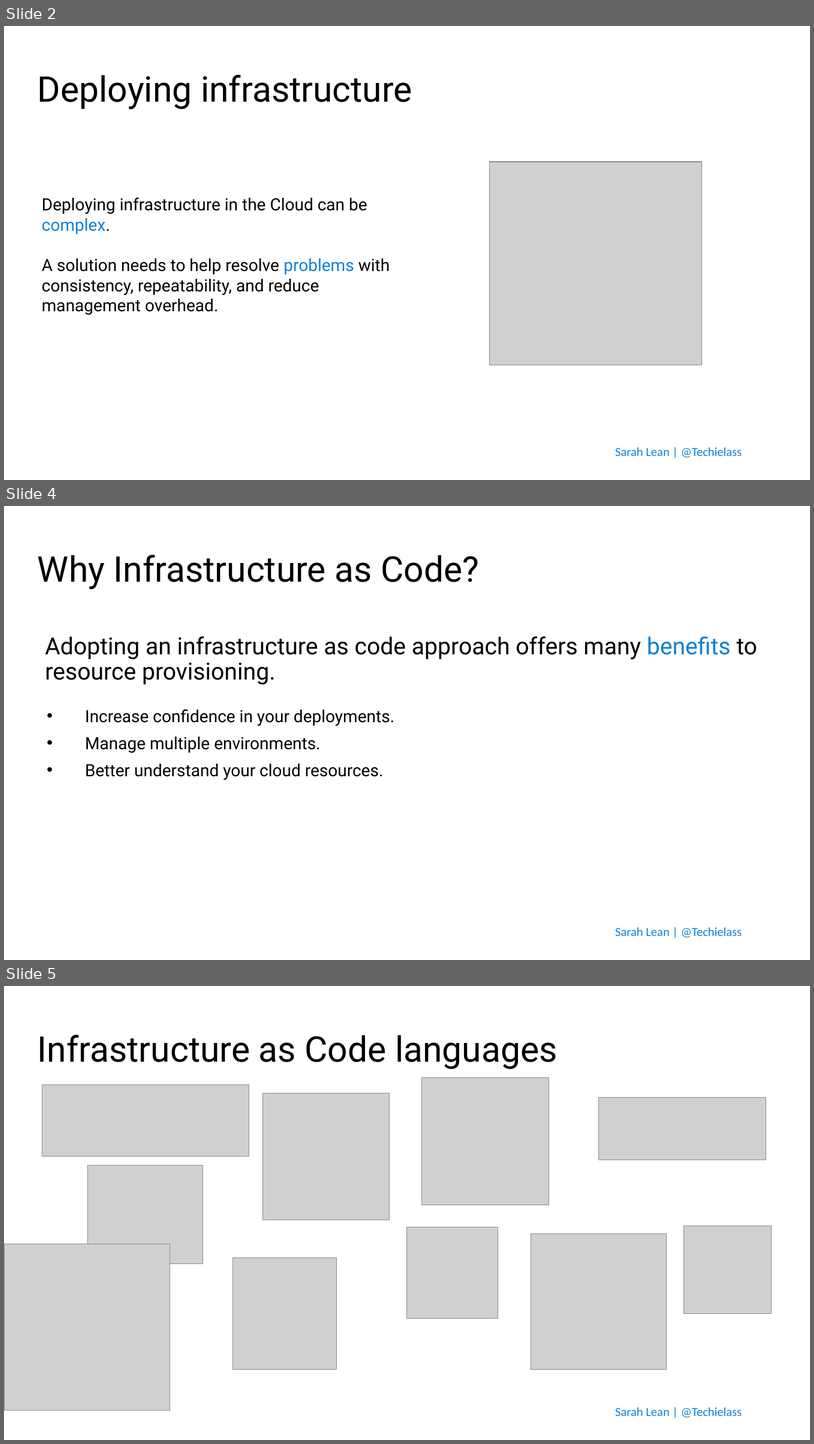
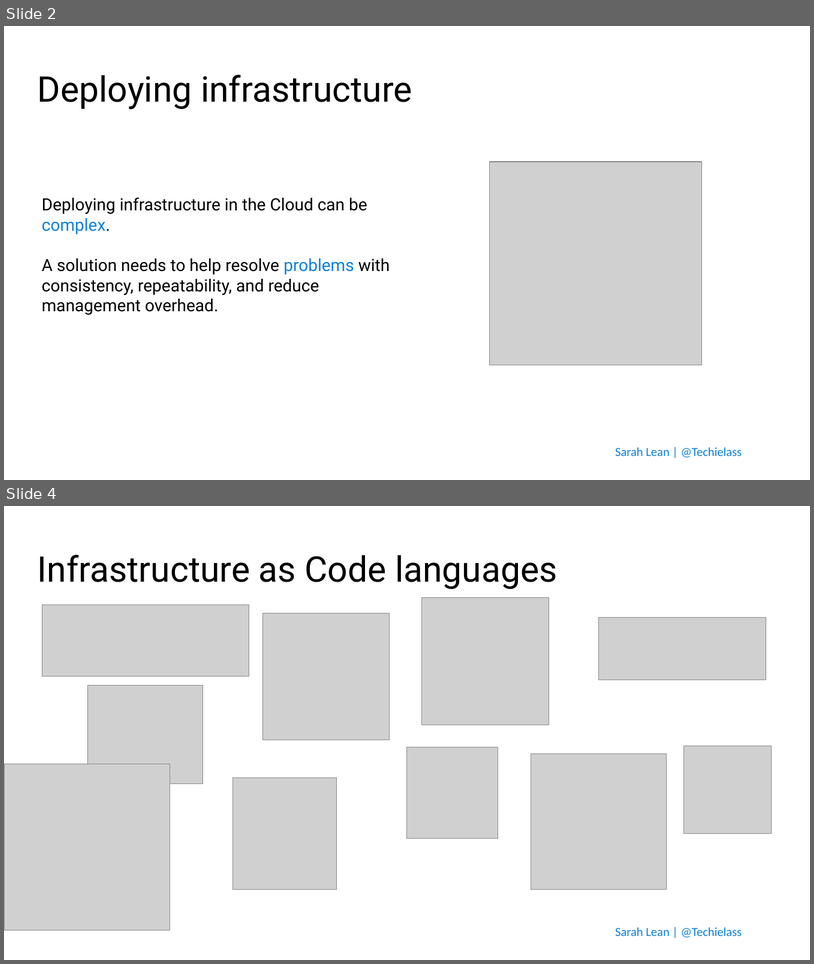
Before and after one commit to weeyin83/Presentations, a slide deck: 2022/bicepoctopus/CombineAzureBicepandOctopusDeploy_Public.pptx. Shown one above the other, each under a label of ours: slides 2, 4 and 5 before the commit, slides 2 and 4 after it; the slides between them are not shown. The pictures are 814x1444 and 814x964 pixels, drawn with LibreOffice and Linux fonts; fonts in the diff are those of the drawing; grey boxes stand for pictures; background and template pictures are left out. Boxes give left, top, right and bottom in pixels: in the first picture for what was removed or moved away, otherwise in the second. Text is boxed around its words. In the diff, an @@ line names an element or a change of style, - is before the commit and + after.

```diff
--- a/2022/bicepoctopus/CombineAzureBicepandOctopusDeploy_Public.pptx
+++ b/2022/bicepoctopus/CombineAzureBicepandOctopusDeploy_Public.pptx
@@ slide 4 removed at (4,506,810,960), background #FFFFFF; not listed: 1 template element that a slide beside it also shows @@
@@ title removed at (38,555,480,589) @@
-Why Infrastructure as Code?
@@ text removed at (45,636,758,684) @@
-Adopting an infrastructure as code approach offers many benefits to resource provisioning.
@@ text removed at (85,709,395,780) @@
-• Increase confidence in your deployments.
-• Manage multiple environments.
-• Better understand your cloud resources.
@@ what was slide 5 is now slide 4 @@
```
Also in this commit, not shown: 1 slide changed, 4 other slides removed.
